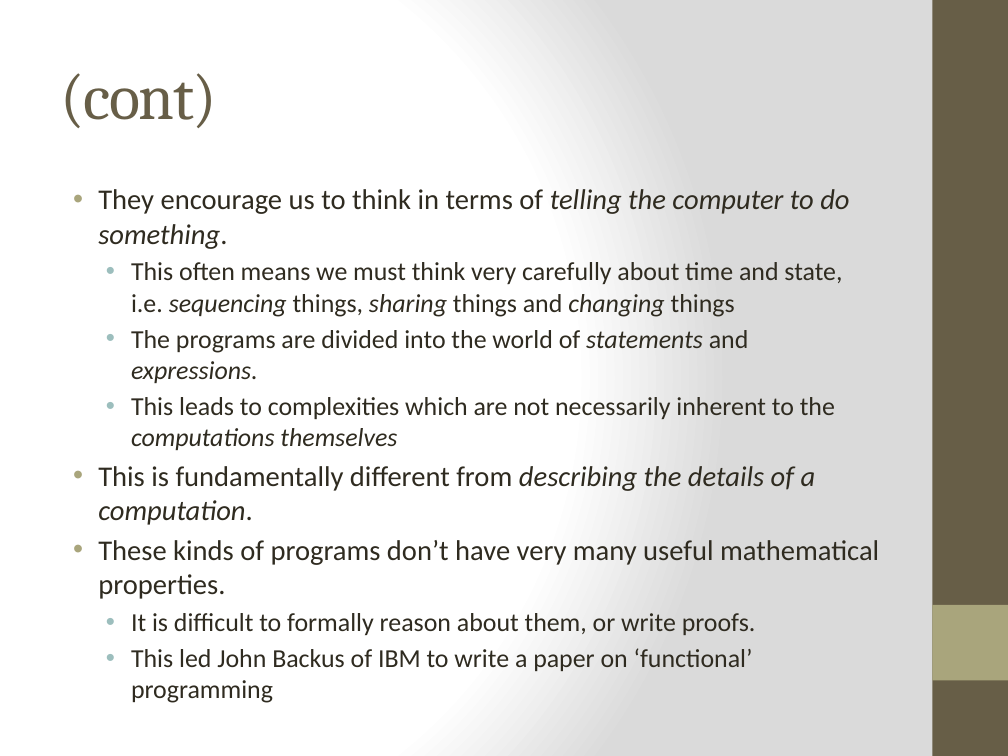
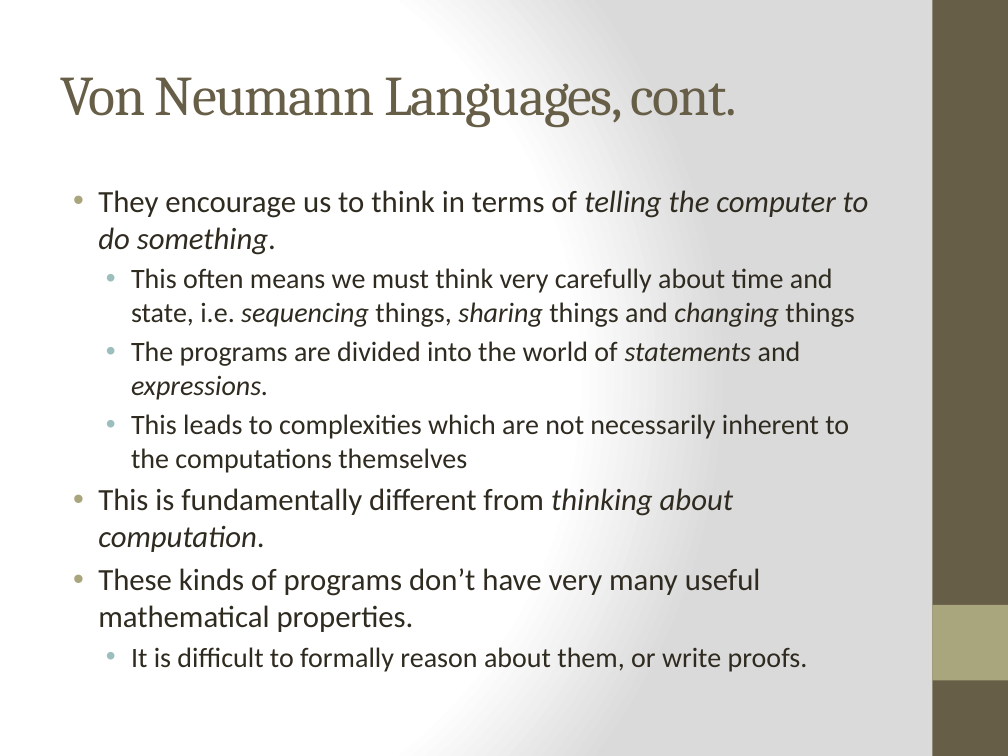
Before and after one commit to bjhartin/FoundationsOfFunctionalProgramming, a slide deck: slide 5 of FoundationsOfFunctionalProgramming.pptx (slide 4 before the commit). Drawn at 1008x756 pixels with LibreOffice and Linux fonts; fonts in the diff are those of the drawing. Boxes give left, top, right and bottom in pixels: in the first picture for what was removed or moved away, otherwise in the second. Text is boxed around its words. In the diff, an @@ line names an element or a change of style, - is before the commit and + after.

```diff
--- a/FoundationsOfFunctionalProgramming.pptx
+++ b/FoundationsOfFunctionalProgramming.pptx
@@ title at bbox=[60, 77, 738, 128]: text changed; size 46 to 40 pt @@
-(cont)
+Von Neumann Languages, cont.
@@ text at bbox=[98, 190, 869, 672]: size 20.4 to 22 pt in "They encourage us to think in terms ...", "These kinds of programs don’t have very ..."; size 18.5 to 20 pt in "This often means we must think very ...", "The programs are divided into the world ...", "This leads to complexities which are not ...", "It is difficult to formally reason about ..."; italic off in "computations themselves" @@
@@ text at bbox=[98, 488, 734, 552]: text changed; size 20.4 to 22 pt; italic off @@
-• This is fundamentally different from describing the details of a computation.
+• This is fundamentally different from thinking about computation.
@@ text at bbox=[131, 648, 753, 703]: paragraph removed @@
-  • This led John Backus of IBM to write a paper on ‘functional’ programming
```
Also in this commit, not shown: 8 other slides changed, 8 slides added, 2 slides removed, 5 other files.
